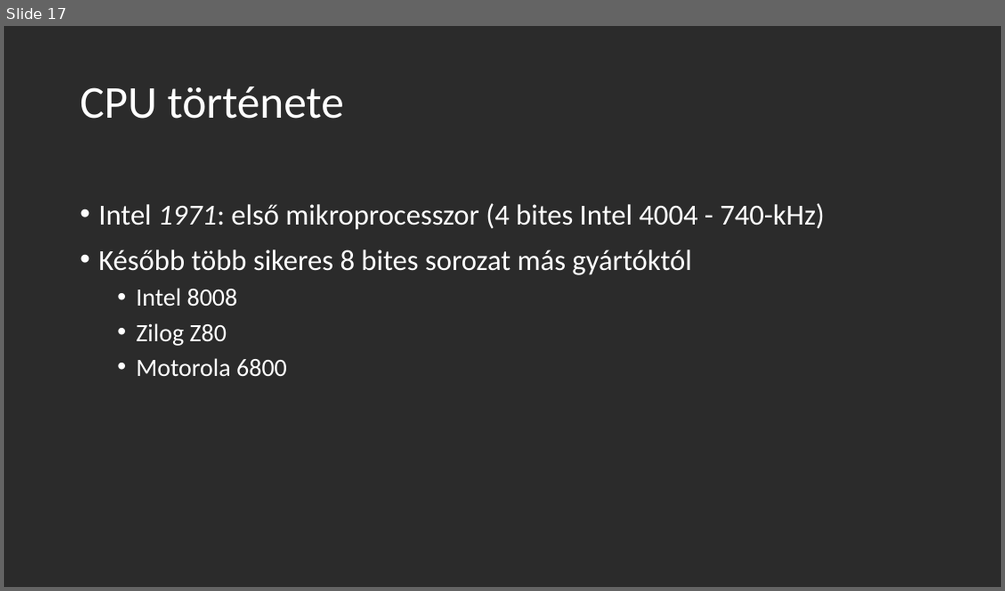
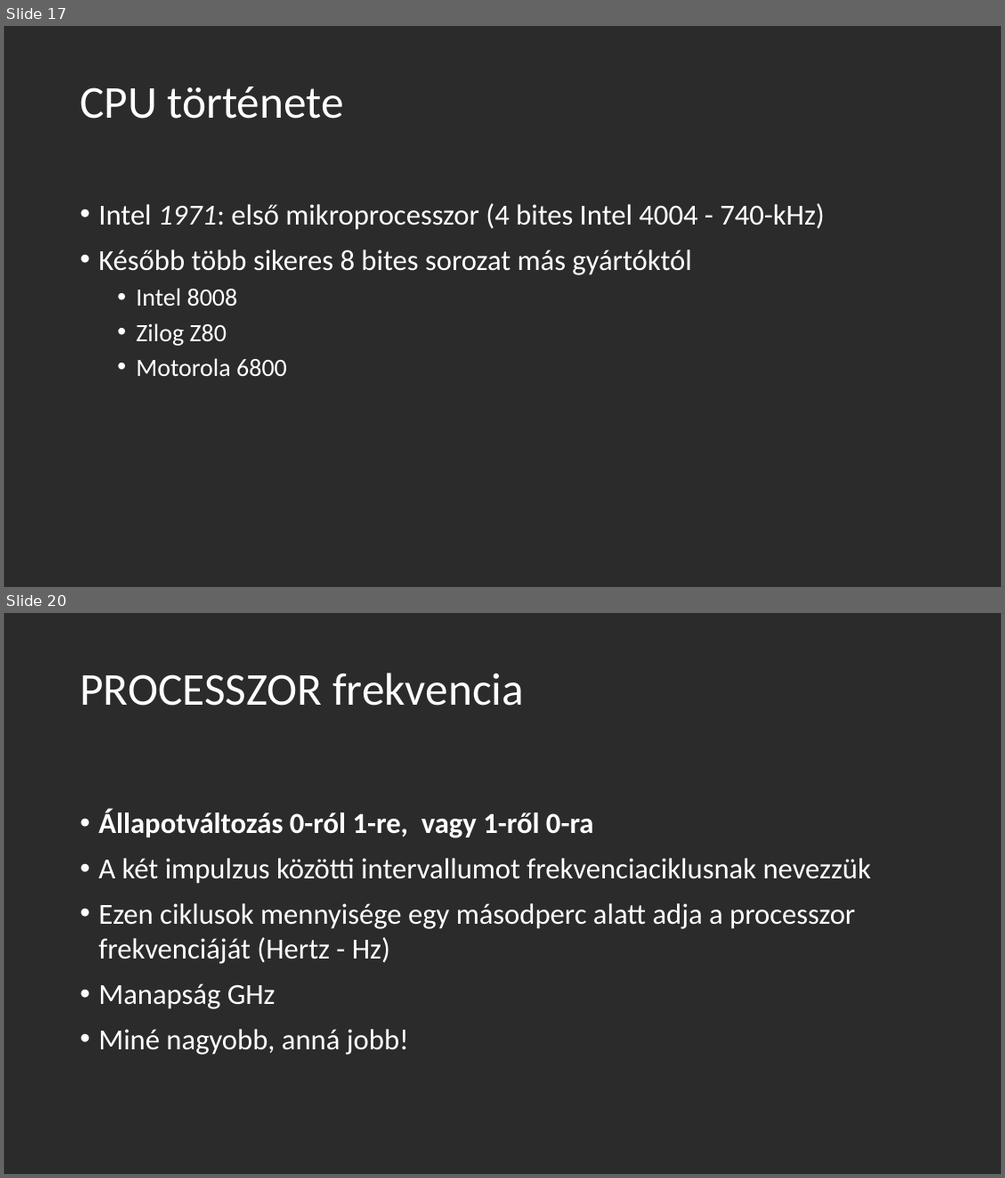
Before and after one commit to OsziMisi/Jozsika, a slide deck: processzor + memoria.pptx. Shown one above the other, each under a label of ours: slide 17 before the commit, slides 17 and 20 after it; the slides between them are not shown. The pictures are 1005x591 and 1005x1178 pixels, drawn with LibreOffice and Linux fonts; fonts in the diff are those of the drawing; background and template pictures are left out; a plain dark background stands for a picture behind light text. Boxes give left, top, right and bottom in pixels: in the first picture for what was removed or moved away, otherwise in the second. Text is boxed around its words. In the diff, an @@ line names an element or a change of style, - is before the commit and + after.

```diff
--- a/processzor + memoria.pptx
+++ b/processzor + memoria.pptx
@@ slide 20 added at box(4, 613, 1001, 1174), background picture (left out) @@
@@ title added at box(80, 673, 524, 706), 44 pt, text #FFFFFF @@
+PROCESSZOR frekvencia
@@ text added at box(98, 810, 871, 1054), 28 pt, text #FFFFFF @@
+• Állapotváltozás 0-ról 1-re, vagy 1-ről 0-ra
+• A két impulzus közötti intervallumot frekvenciaciklusnak nevezzük
+• Ezen ciklusok mennyisége egy másodperc alatt adja a processzor frekvenciáját (Hertz - Hz)
+• Manapság GHz
+• Miné nagyobb, anná jobb!
```
Also in this commit, not shown: 2 other slides added.
